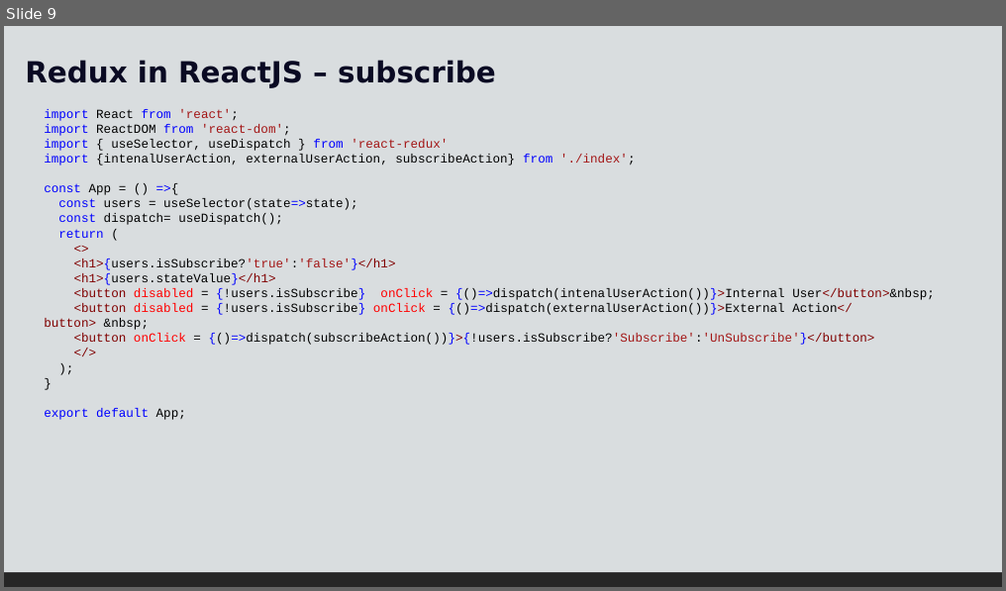
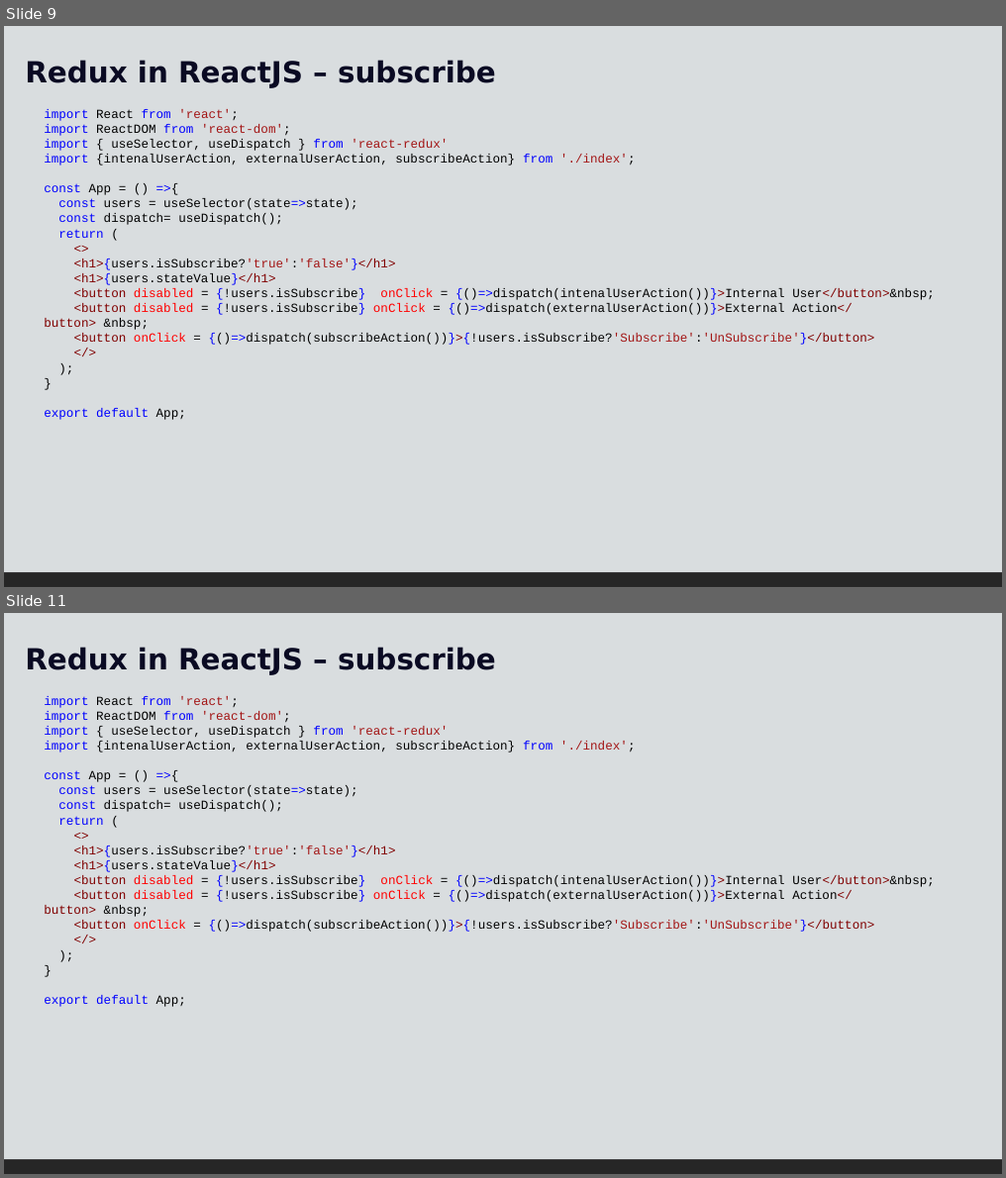
Before and after one commit to bharathi2k6/Learn_React, a slide deck: doc/React-5.pptx. Shown one above the other, each under a label of ours: slide 9 before the commit, slides 9 and 11 after it; the slides between them are not shown. The pictures are 1006x591 and 1006x1178 pixels, drawn with LibreOffice and Linux fonts; fonts in the diff are those of the drawing. Boxes give left, top, right and bottom in pixels: in the first picture for what was removed or moved away, otherwise in the second. Text is boxed around its words. In the diff, an @@ line names an element or a change of style, - is before the commit and + after.

```diff
--- a/doc/React-5.pptx
+++ b/doc/React-5.pptx
@@ slide 11 added at bbox=[4, 613, 1002, 1174], background #FFFFFF; not listed: 1 template element that a slide beside it also shows @@
@@ rectangle added at bbox=[4, 613, 1002, 1159], fill #D9DDDF @@
@@ text added at bbox=[25, 647, 496, 675], 28 pt, text #0A0A23, bold @@
+Redux in ReactJS – subscribe
@@ text added at bbox=[44, 696, 935, 1007], 12 pt, text #000000 @@
+import React from 'react';
+import ReactDOM from 'react-dom';
+import { useSelector, useDispatch } from 'react-redux'
+import {intenalUserAction, externalUserAction, subscribeAction} from './index';
+const App = () =>{
+const users = useSelector(state=>state);
+const dispatch= useDispatch();
+return (
+<>
+<h1>{users.isSubscribe?'true':'false'}</h1>
+<h1>{users.stateValue}</h1>
+<button disabled = {!users.isSubscribe} onClick = {()=>dispatch(intenalUserAction())}>Internal User</button>&nbsp;
+<button disabled = {!users.isSubscribe} onClick = {()=>dispatch(externalUserAction())}>External Action</button> &nbsp;
+<button onClick = {()=>dispatch(subscribeAction())}>{!users.isSubscribe?'Subscribe':'UnSubscribe'}</button>
+</>
+);
+}
+export default App;
```
Also in this commit, not shown: 1 other slide added, 38 other files.
